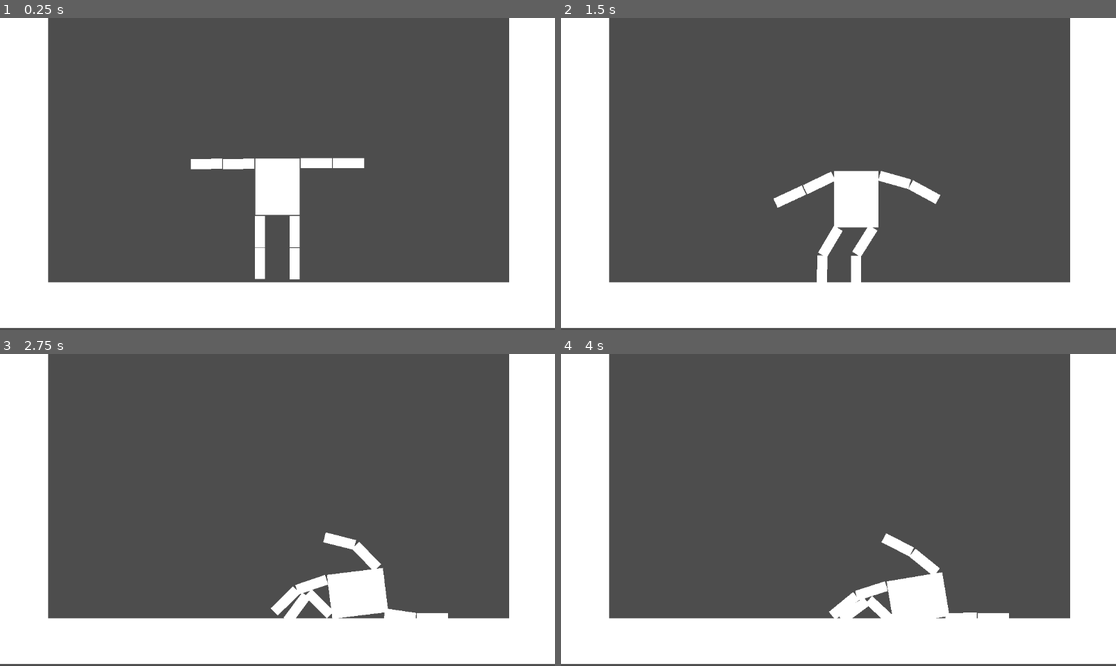
Above: before the commit, frames 1-4 (two rows, left to right).
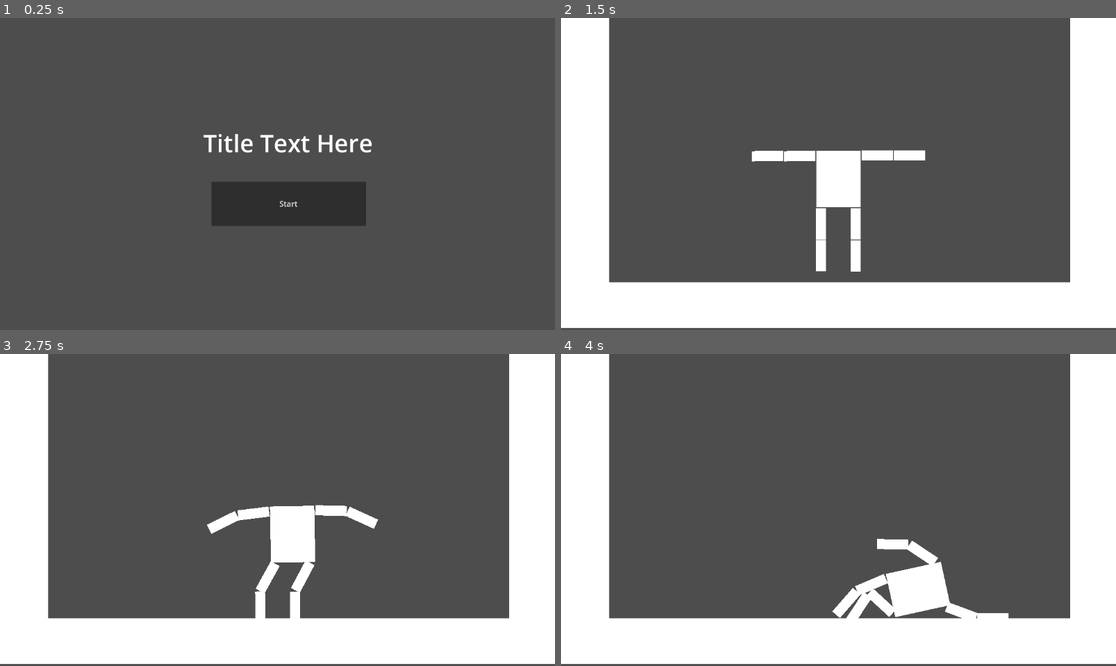
Above: after the commit, the same moments.

Repository: analog-wizard/HogHacks
Game: Godot game, scene res://menu.tscn
Two runs of this game, one before a commit and one after it. Both use one fixed random seed, a clock stepped at 60 frames per second and the inputs below. Before the commit the project starts from res://Main.tscn.
Inputs (mouse positions are in pixels of both pictures, inside the frame that each line leads up to):
- Up to frame 1 (0.25 s): no input
- Up to frame 2 (1.5 s): click (849, 205) at 0.5 s, where only the run after the commit has a clickable "Start"; click (949, 198) at 1.25 s, where only the run after the commit has a clickable "Squat"
- Up to frame 3 (2.75 s): hold Right (ui_right) from 2.03 s (still down)
- Up to frame 4 (4 s): release Right (ui_right) at 2.78 s; hold Left (ui_left) 2.78-3.53 s; hold Right (ui_right) from 3.53 s (still down)

The runs differ from the first frame. In frame 1, 36% of the frame differs, in the area x 0-100%, y 0-100%; in frame 2, 3.9%; in frame 3, 5.4%; in frame 4, 1.5%.

Commit message:
Menu Place Holder

Diff:
--- a/Main.tscn
+++ b/Main.tscn
@@ -165,83 +165,83 @@
 node_b = NodePath("../Right Leg")
 disable_collision = false
 
-[node name="Left Forearm" type="RigidBody2D" parent="."]
-position = Vector2(-515, -36)
+[node name="Left Forearm" type="RigidBody2D" parent="Player"]
+position = Vector2(-520, -36)
 rotation = 1.56569
 
-[node name="CollisionShape2D" type="CollisionShape2D" parent="Left Forearm"]
-position = Vector2(-1.5, 35)
-shape = SubResource("RectangleShape2D_6i2hu")
-
-[node name="ColorRect" type="ColorRect" parent="Left Forearm"]
-offset_left = -11.0
-offset_top = 1.0
-offset_right = 10.0
-offset_bottom = 66.0
-metadata/_edit_use_anchors_ = true
-
-[node name="Left Elbow" type="PinJoint2D" parent="."]
-position = Vector2(-515, -37)
-node_a = NodePath("../Player/Left Arm")
+[node name="CollisionShape2D" type="CollisionShape2D" parent="Player/Left Forearm"]
+position = Vector2(-1.5, 35)
+shape = SubResource("RectangleShape2D_6i2hu")
+
+[node name="ColorRect" type="ColorRect" parent="Player/Left Forearm"]
+offset_left = -11.0
+offset_top = 1.0
+offset_right = 10.0
+offset_bottom = 66.0
+metadata/_edit_use_anchors_ = true
+
+[node name="Left Elbow" type="PinJoint2D" parent="Player"]
+position = Vector2(-520, -37)
+node_a = NodePath("../Left Arm")
 node_b = NodePath("../Left Forearm")
 disable_collision = false
 
-[node name="Right Forearm" type="RigidBody2D" parent="."]
-position = Vector2(-287, -38)
+[node name="Right Forearm" type="RigidBody2D" parent="Player"]
+position = Vector2(-292, -38)
 rotation = -1.57295
 
-[node name="CollisionShape2D" type="CollisionShape2D" parent="Right Forearm"]
-position = Vector2(-1.5, 35)
-shape = SubResource("RectangleShape2D_6i2hu")
-
-[node name="ColorRect" type="ColorRect" parent="Right Forearm"]
-offset_left = -11.0
-offset_top = 1.0
-offset_right = 10.0
-offset_bottom = 66.0
-
-[node name="Right Elbow" type="PinJoint2D" parent="."]
-position = Vector2(-287, -38)
-node_a = NodePath("../Player/Right Arm")
+[node name="CollisionShape2D" type="CollisionShape2D" parent="Player/Right Forearm"]
+position = Vector2(-1.5, 35)
+shape = SubResource("RectangleShape2D_6i2hu")
+
+[node name="ColorRect" type="ColorRect" parent="Player/Right Forearm"]
+offset_left = -11.0
+offset_top = 1.0
+offset_right = 10.0
+offset_bottom = 66.0
+
+[node name="Right Elbow" type="PinJoint2D" parent="Player"]
+position = Vector2(-292, -38)
+node_a = NodePath("../Right Arm")
 node_b = NodePath("../Right Forearm")
 disable_collision = false
 
-[node name="Right Shin" type="RigidBody2D" parent="."]
-position = Vector2(-365, 138)
-
-[node name="CollisionShape2D" type="CollisionShape2D" parent="Right Shin"]
-position = Vector2(-1.5, 35)
-shape = SubResource("RectangleShape2D_6i2hu")
-
-[node name="ColorRect" type="ColorRect" parent="Right Shin"]
-offset_left = -11.0
-offset_top = 1.0
-offset_right = 10.0
-offset_bottom = 66.0
-metadata/_edit_use_anchors_ = true
-
-[node name="Right Knee" type="PinJoint2D" parent="."]
-position = Vector2(-364, 138)
-node_a = NodePath("../Player/Right Leg")
+[node name="Right Shin" type="RigidBody2D" parent="Player"]
+position = Vector2(-370, 138)
+
+[node name="CollisionShape2D" type="CollisionShape2D" parent="Player/Right Shin"]
+position = Vector2(-1.5, 35)
+shape = SubResource("RectangleShape2D_6i2hu")
+
+[node name="ColorRect" type="ColorRect" parent="Player/Right Shin"]
+offset_left = -11.0
+offset_top = 1.0
+offset_right = 10.0
+offset_bottom = 66.0
+metadata/_edit_use_anchors_ = true
+
+[node name="Right Knee" type="PinJoint2D" parent="Player"]
+position = Vector2(-369, 138)
+node_a = NodePath("../Right Leg")
 node_b = NodePath("../Right Shin")
 disable_collision = false
 
-[node name="Left Shin" type="RigidBody2D" parent="."]
-position = Vector2(-437, 137)
-
-[node name="CollisionShape2D" type="CollisionShape2D" parent="Left Shin"]
-position = Vector2(-1.5, 35)
-shape = SubResource("RectangleShape2D_6i2hu")
-
-[node name="ColorRect" type="ColorRect" parent="Left Shin"]
-offset_left = -11.0
-offset_top = 1.0
-offset_right = 10.0
-offset_bottom = 66.0
-metadata/_edit_use_anchors_ = true
-
-[node name="Left Knee" type="PinJoint2D" parent="."]
-position = Vector2(-438, 137)
-node_a = NodePath("../Player/Left Leg")
+[node name="Left Shin" type="RigidBody2D" parent="Player"]
+position = Vector2(-442, 137)
+
+[node name="CollisionShape2D" type="CollisionShape2D" parent="Player/Left Shin"]
+position = Vector2(-1.5, 35)
+shape = SubResource("RectangleShape2D_6i2hu")
+
+[node name="ColorRect" type="ColorRect" parent="Player/Left Shin"]
+offset_left = -11.0
+offset_top = 1.0
+offset_right = 10.0
+offset_bottom = 66.0
+metadata/_edit_use_anchors_ = true
+
+[node name="Left Knee" type="PinJoint2D" parent="Player"]
+position = Vector2(-443, 137)
+node_a = NodePath("../Left Leg")
 node_b = NodePath("../Left Shin")
 disable_collision = false
--- /dev/null
+++ b/menu.gd
@@ -0,0 +1,15 @@
+extends Node2D
+
+
+# Called when the node enters the scene tree for the first time.
+func _ready():
+	pass # Replace with function body.
+
+
+# Called every frame. 'delta' is the elapsed time since the previous frame.
+func _process(delta):
+	pass
+
+
+func _on_button_pressed():
+	get_tree().change_scene_to_file("res://scene_select.tscn")
--- /dev/null
+++ b/menu.tscn
@@ -0,0 +1,26 @@
+[gd_scene load_steps=2 format=3 uid="uid://304n3d1omfgn"]
+
+[ext_resource type="Script" path="res://menu.gd" id="1_xosr4"]
+
+[node name="Menu" type="Node2D"]
+script = ExtResource("1_xosr4")
+
+[node name="Button" type="Button" parent="."]
+offset_left = 439.0
+offset_top = 340.0
+offset_right = 760.0
+offset_bottom = 432.0
+text = "Start"
+
+[node name="RichTextLabel" type="RichTextLabel" parent="."]
+offset_left = 422.0
+offset_top = 225.0
+offset_right = 776.0
+offset_bottom = 328.0
+theme_override_font_sizes/normal_font_size = 50
+text = "Title Text Here
+"
+fit_content = true
+autowrap_mode = 0
+
+[connection signal="pressed" from="Button" to="." method="_on_button_pressed"]
--- a/project.godot
+++ b/project.godot
@@ -11,7 +11,7 @@
 [application]
 
 config/name="Hog Hacks"
-run/main_scene="res://Main.tscn"
+run/main_scene="res://menu.tscn"
 config/features=PackedStringArray("4.2", "GL Compatibility")
 config/icon="res://icon.svg"
 
--- /dev/null
+++ b/scene_select.gd
@@ -0,0 +1,15 @@
+extends Node2D
+
+
+# Called when the node enters the scene tree for the first time.
+func _ready():
+	pass # Replace with function body.
+
+
+# Called every frame. 'delta' is the elapsed time since the previous frame.
+func _process(delta):
+	pass
+
+
+func _on_button_pressed():
+	get_tree().change_scene_to_file("res://Main.tscn")
--- /dev/null
+++ b/scene_select.tscn
@@ -0,0 +1,39 @@
+[gd_scene load_steps=2 format=3 uid="uid://dkt4ldbec3icc"]
+
+[ext_resource type="Script" path="res://scene_select.gd" id="1_73dot"]
+
+[node name="Scene Select" type="Node2D"]
+position = Vector2(8, -51)
+script = ExtResource("1_73dot")
+
+[node name="RichTextLabel" type="RichTextLabel" parent="."]
+offset_left = 220.0
+offset_top = 179.0
+offset_right = 510.0
+offset_bottom = 262.0
+theme_override_font_sizes/normal_font_size = 50
+text = "Bench"
+
+[node name="RichTextLabel2" type="RichTextLabel" parent="."]
+offset_left = 731.0
+offset_top = 175.0
+offset_right = 1021.0
+offset_bottom = 258.0
+theme_override_font_sizes/normal_font_size = 50
+text = "Squat"
+
+[node name="Button" type="Button" parent="."]
+offset_left = 773.0
+offset_top = 413.0
+offset_right = 826.0
+offset_bottom = 444.0
+text = "Squat"
+
+[node name="Button2" type="Button" parent="."]
+offset_left = 277.0
+offset_top = 408.0
+offset_right = 334.0
+offset_bottom = 439.0
+text = "Bench"
+
+[connection signal="pressed" from="Button" to="." method="_on_button_pressed"]
Not shown: 1 places in node_2d.tscn that only renumber resources
